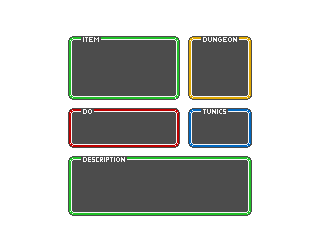
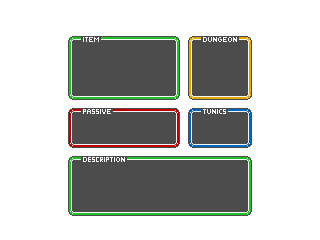
Layered file, before and after one edit (w=320, h=240). Changes by layer:
moved "fill copy" above "fill", painted on it over [84, 109, 113, 114]
painted on "fill" over [84, 109, 113, 114]
